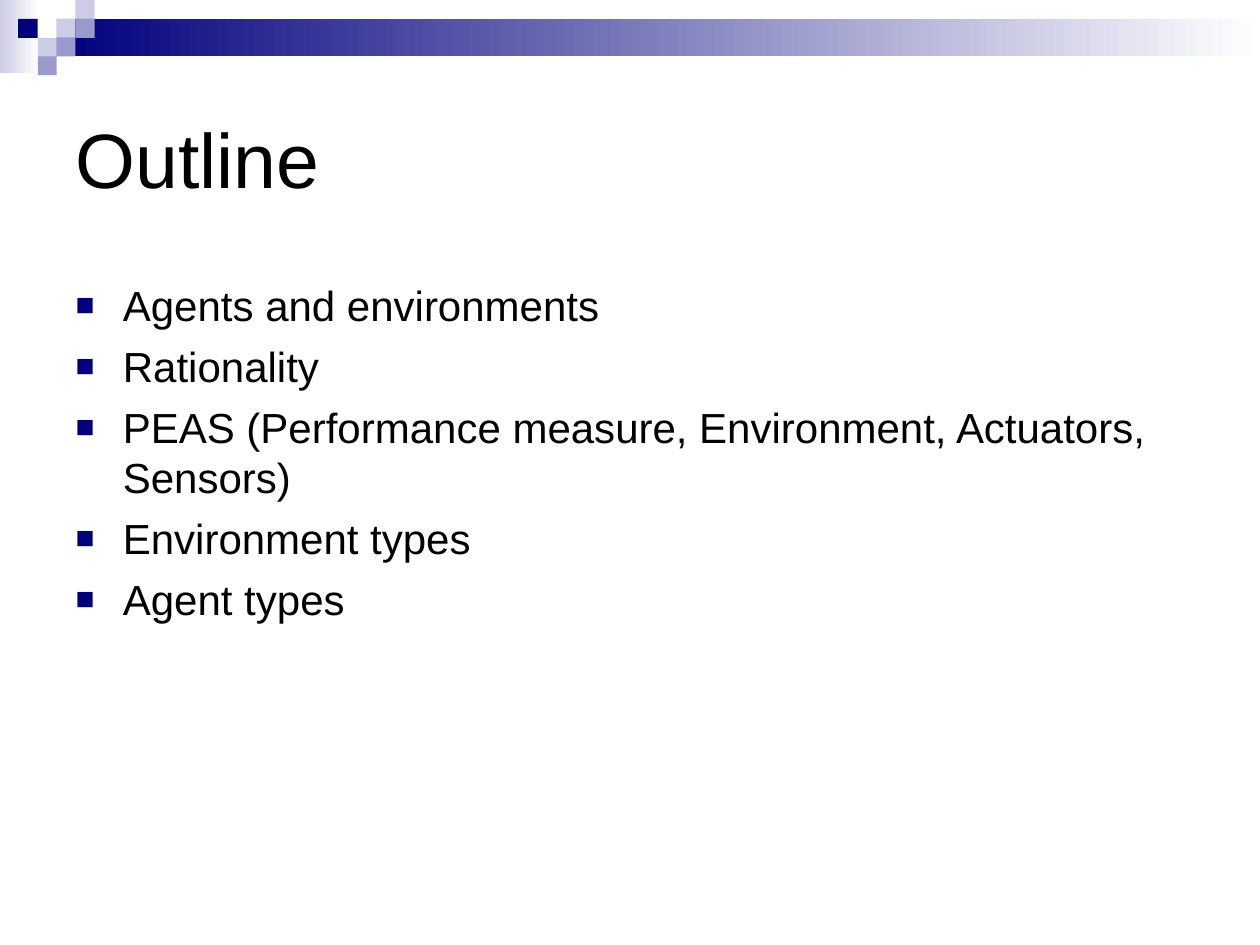
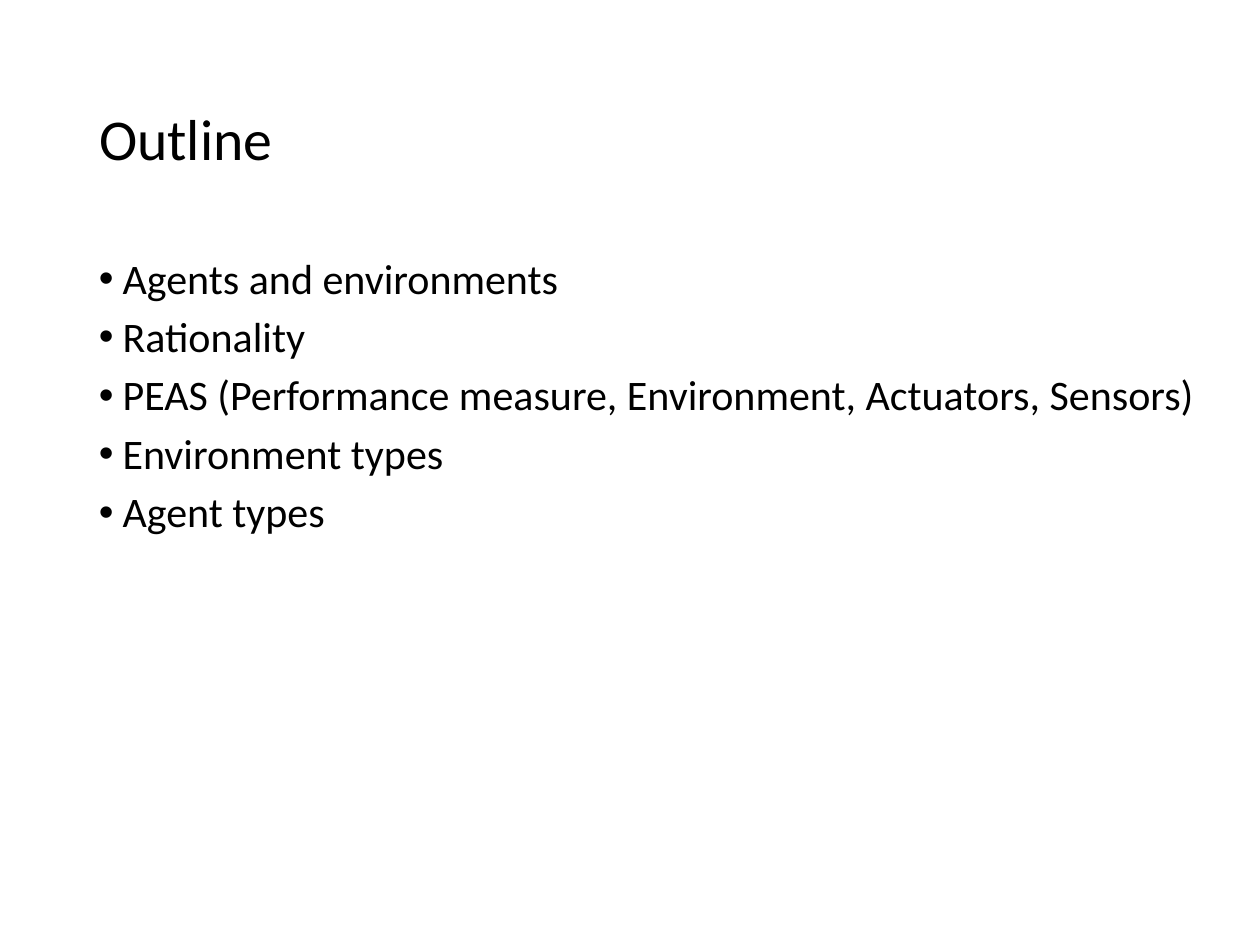
Before and after one commit to jayurbain/artificial-intelligence, a slide deck: slide 4 of slides/m2-agents.ppt (slide 3 before the commit). Drawn at 1260x945 pixels with LibreOffice and Linux fonts; fonts in the diff are those of the drawing. Boxes give left, top, right and bottom in pixels: in the first picture for what was removed or moved away, otherwise in the second. Text is boxed around its words. In the diff, an @@ line names an element or a change of style, - is before the commit and + after.

Commit message:
outline and intro slide update

```diff
--- a/slides/m2-agents.ppt
+++ b/slides/m2-agents.ppt
@@ group removed at (0, 0, 1260, 76): 9 rectangles @@
@@ title "Outline": place and size @@
-title "Outline" at (76, 132, 320, 189)
+title "Outline" at (99, 120, 272, 161)
@@ title "Outline" at (99, 120, 272, 161): size 44 to 33 pt, font Arial to Calibri; line spacing 1 to 0.9 @@
@@ text "Agents and environments": place and size @@
-text "Agents and environments" at (123, 290, 1145, 623)
+text "Agents and environments" at (123, 264, 1194, 535)
@@ text "Agents and environments" at (123, 264, 1194, 535): font Arial to Calibri; bullet ■ to •; line spacing 1 to 0.9; more space between paragraphs; bullet colour #00007D to #000000 @@
```
Also in this commit, not shown: 50 other slides changed, 2 slides added, 5 other files.
